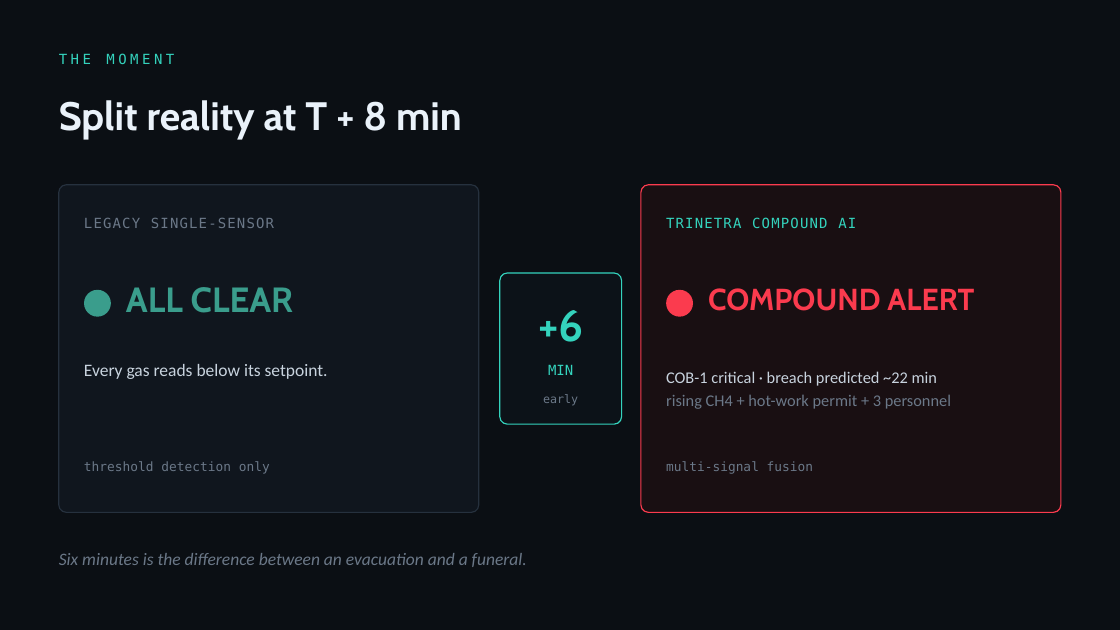
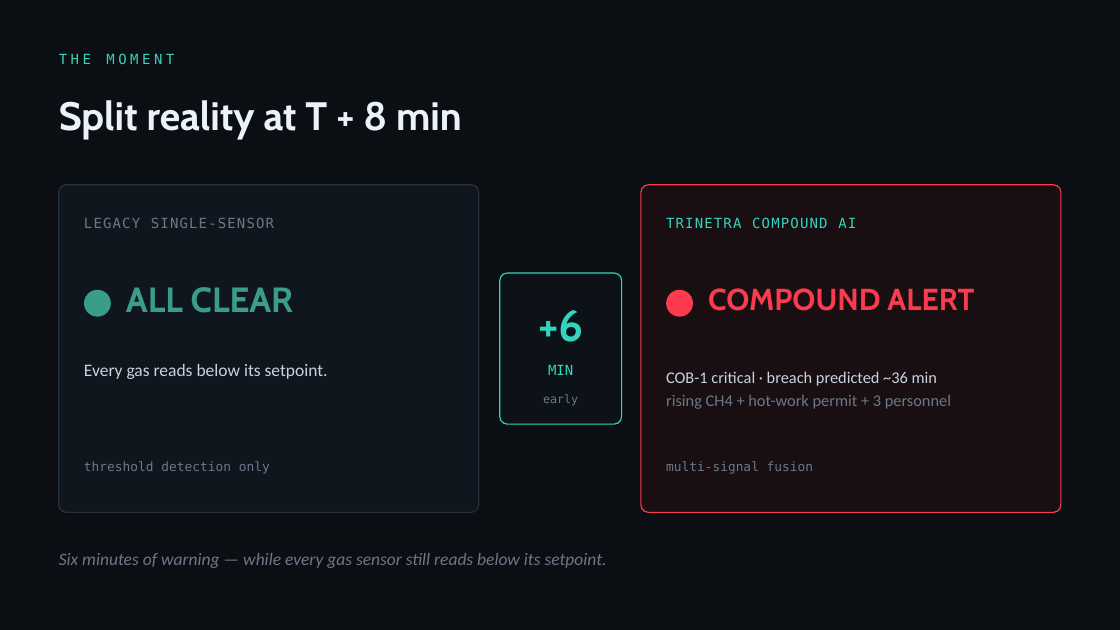
Before and after one commit to SaudSatopay/trinetra, a slide deck: slide 4 of docs/Trinetra_Deck.pptx. Drawn at 1120x630 pixels with LibreOffice and Linux fonts; fonts in the diff are those of the drawing. Boxes give left, top, right and bottom in pixels: in the first picture for what was removed or moved away, otherwise in the second. Text is boxed around its words. In the diff, an @@ line names an element or a change of style, - is before the commit and + after.

Commit message:
Correct overstated claims and stats across docs and deck
- Use the accurate factory-fatality figure (~3 deaths/day in registered
  factories, DGFASLI) instead of the mis-stated "6,500/year"; drop the
  unsourced "60% manual handoffs" stat
- Reconcile the projected-breach readout to the engine's actual ~36 min at
  the money-shot frame (was an inconsistent ~22)
- Describe the RAG layer as it is - in-memory cosine over the incident
  corpus with a lexical fallback - and remove the phantom ChromaDB references
- Frame the LangGraph layer as a 6-stage auditable reasoning graph of
  deterministic stages, not autonomous agents
- Scope the vision claim to person / zone-intrusion on a sample frame; PPE
  and a live camera feed are connectors
- Align the deck's secondary precedents to the live match ranking
  (hot-work 73%, confined-space 71%)
- Present the three lighter builds honestly as focused MVPs
- Trim the evacuation/funeral line to a single spoken beat; remove stale
  Neo4j env vars

```diff
--- a/docs/Trinetra_Deck.pptx
+++ b/docs/Trinetra_Deck.pptx
@@ text at [666,371,937,386]: text changed @@
-COB-1 critical · breach predicted ~22 min
+COB-1 critical · breach predicted ~36 min
@@ text at [59,553,607,568]: text changed @@
-Six minutes is the difference between an evacuation and a funeral.
+Six minutes of warning — while every gas sensor still reads below its setpoint.
```
Also in this commit, not shown: 5 other slides changed, 7 other files.
